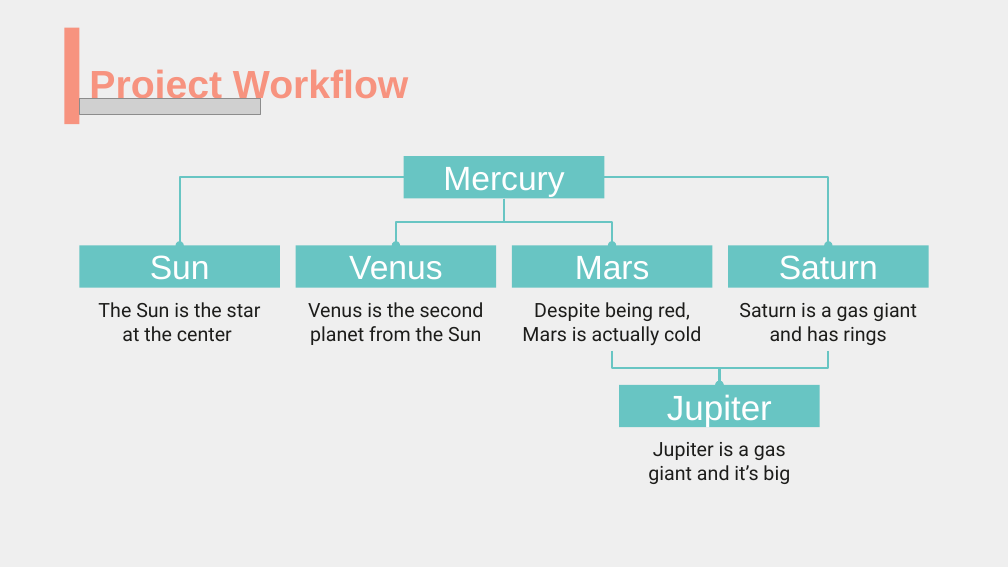
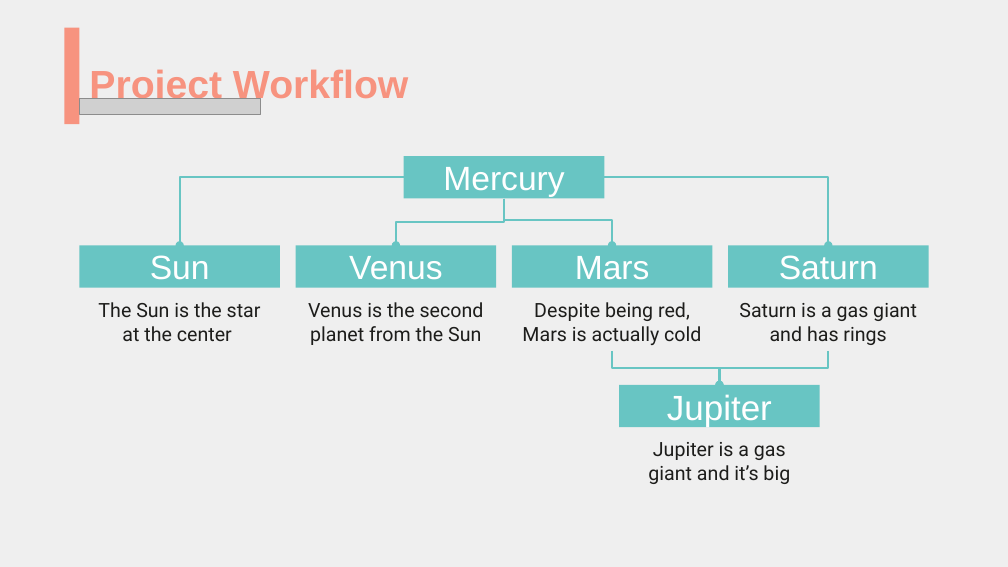
Before and after one commit to NgenziNevilleMativo/syriatel_customer_churn, a slide deck: slide 3 of SyriaTel Powerpoint.pptx. Drawn at 1008x567 pixels with LibreOffice and Linux fonts; fonts in the diff are those of the drawing; grey boxes stand for pictures. Boxes give left, top, right and bottom in pixels: in the first picture for what was removed or moved away, otherwise in the second. Text is boxed around its words. In the diff, an @@ line names an element or a change of style, - is before the commit and + after.

```diff
--- a/SyriaTel Powerpoint.pptx
+++ b/SyriaTel Powerpoint.pptx
@@ elbow arrow (504, 199) - (612, 245): route changed @@
```
Also in this commit, not shown: 1 other slide changed, 1 slide added, 1 slide removed, 2 other files.
